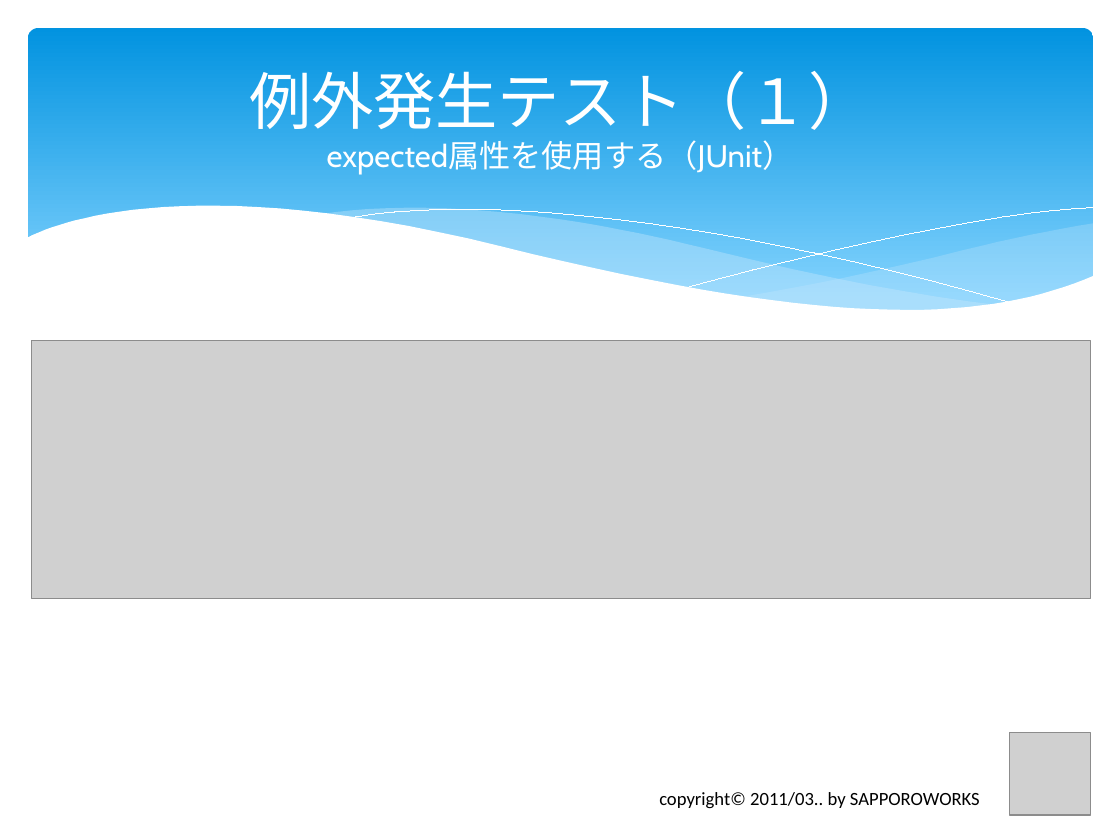
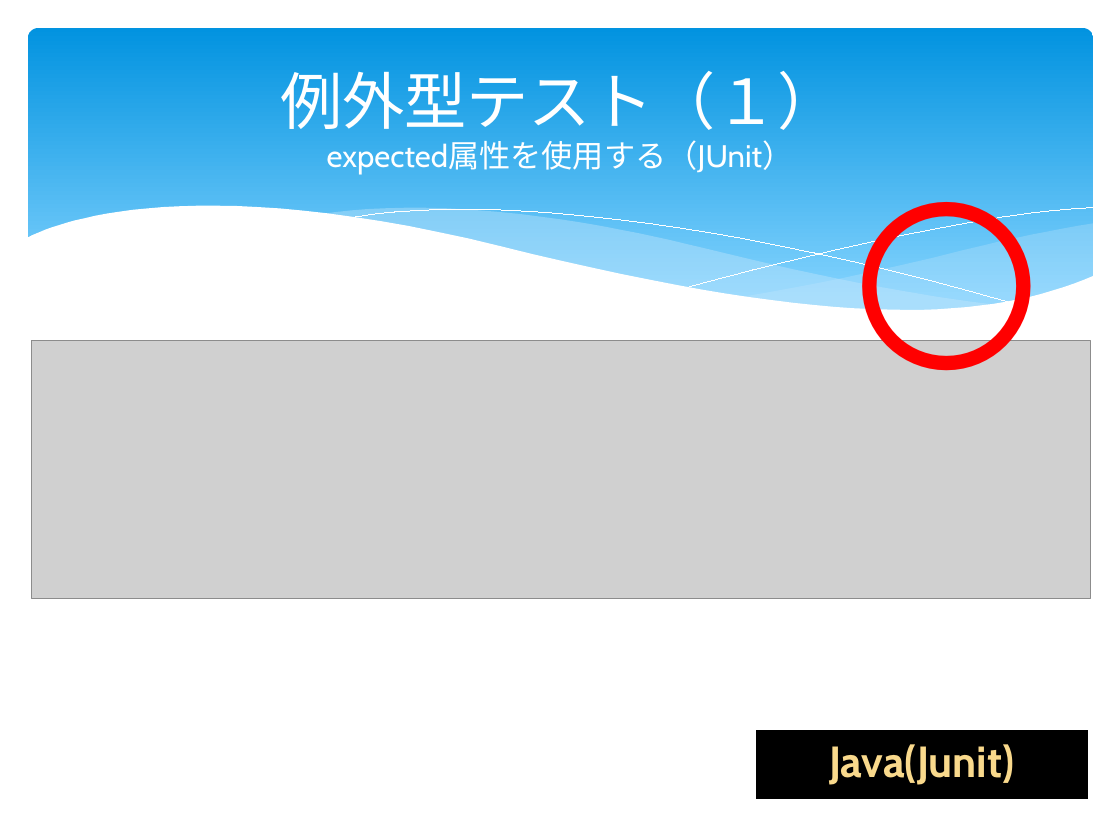
Before and after one commit to furuya02/clrh78, a slide deck: slide 64 of C# から Java へのプログラム移植で体験したTDDの効果は？.pptx (slide 36 before the commit). Drawn at 1120x840 pixels with LibreOffice and Linux fonts; fonts in the diff are those of the drawing; grey boxes stand for pictures. Boxes give left, top, right and bottom in pixels: in the first picture for what was removed or moved away, otherwise in the second. Text is boxed around its words. In the diff, an @@ line names an element or a change of style, - is before the commit and + after.

Commit message:
2013.01.14 0320

```diff
--- a/C# から Java へのプログラム移植で体験したTDDの効果は？.pptx
+++ b/C# から Java へのプログラム移植で体験したTDDの効果は？.pptx
@@ title at [280,71,839,175]: text changed @@
-例外発生テスト（１）
-expected属性を使用する（JUnit）
+例外型テスト（１）
+expected属性を使用する（JUnit）
@@ text added at [853,168,1040,371], 120 pt, text #FF0000 @@
+〇
@@ rectangle added at [754,729,1089,801], fill #000000, outline #FFFFFF 2 pt, 28 pt, text #F9D98C, bold @@
+Java(Junit)
@@ picture removed at [1010,732,1091,814] @@
@@ text removed at [659,792,980,809] @@
-copyright© 2011/03.. by SAPPOROWORKS
```
Also in this commit, not shown: 11 other slides changed, 23 slides added.
